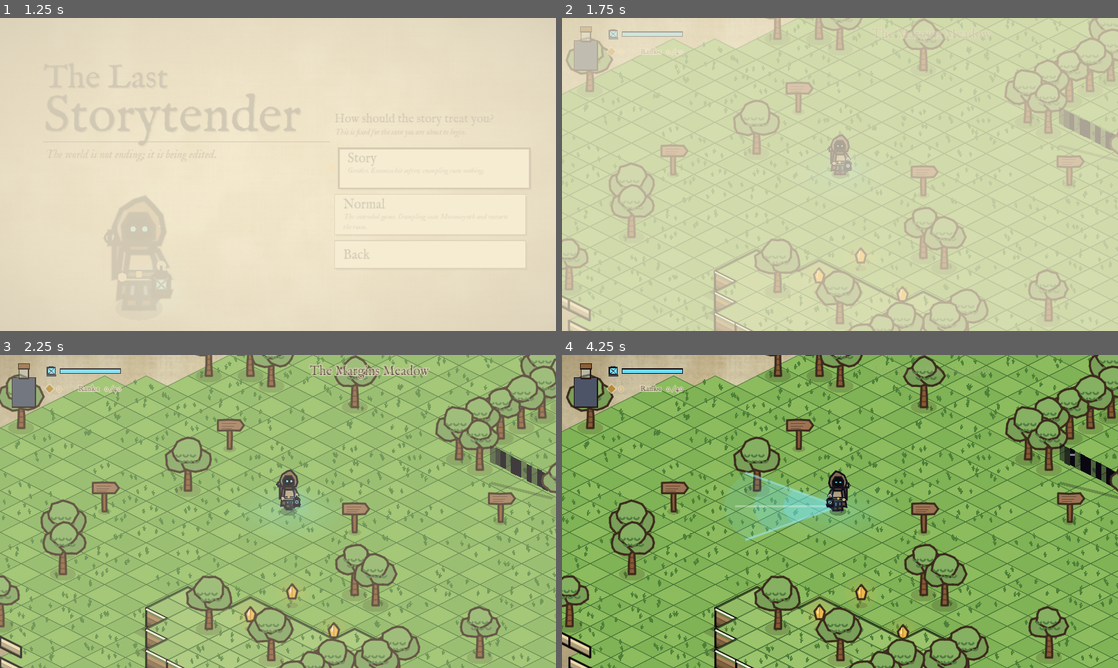
Above: before the commit, frames 1-4 (two rows, left to right).
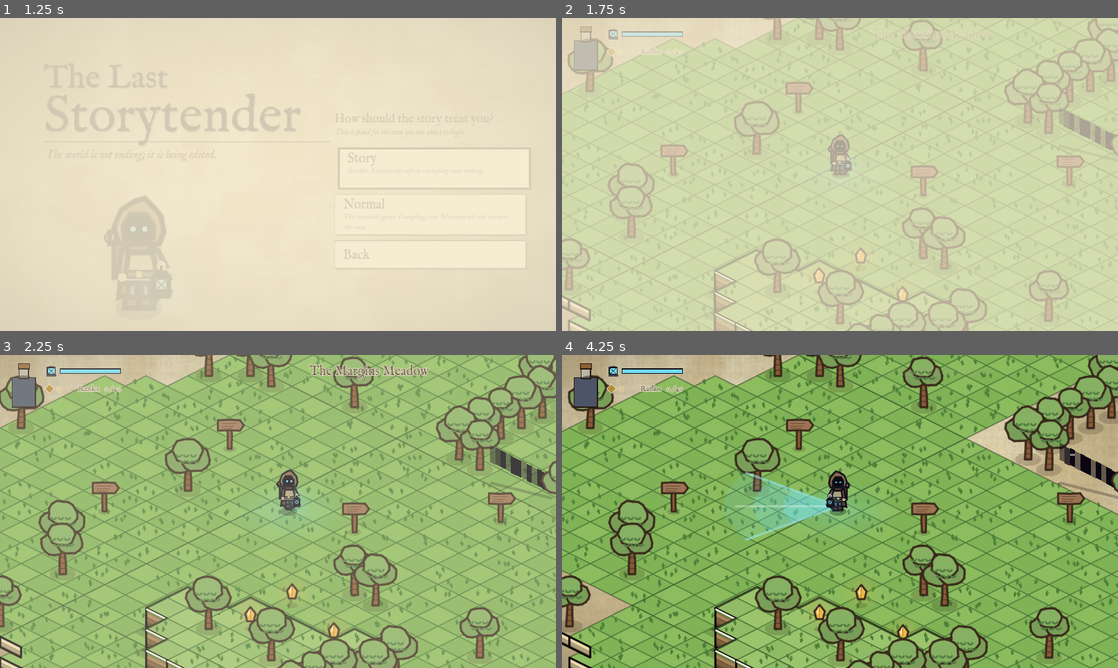
Above: after the commit, the same moments.

Repository: calebwilsonit-tech/The_Last_Storytender
Game: Godot game, scene res://scenes/title.tscn
Two runs of this game, one before a commit and one after it. Both use one fixed random seed, a clock stepped at 60 frames per second and the inputs below.
Inputs (mouse positions are in pixels of both pictures, inside the frame that each line leads up to):
- Up to frame 1 (1.25 s): tap Enter (ui_accept) at 0.5 s; drag from (428, 215) to (333, 105) at 0.52 s
- Up to frame 2 (1.75 s): drag from (728, 190) to (812, 237) at 1.27 s
- Up to frame 3 (2.25 s): move the mouse to (333, 442) at 2.02 s; hold D (move_right) from 2.03 s (still down); hold R (echo) from 2.03 s (still down)
- Up to frame 4 (4.25 s): release D (move_right) at 2.75 s; release R (echo) at 2.75 s; drag from (812, 574) to (673, 464) at 2.77 s; move the mouse to (1006, 558) at 3.52 s; hold A (move_left) from 3.53 s (still down); hold Q (lantern) from 3.53 s (still down); tap Enter (ui_accept) at 3.77, 4.07 s; tap F12 (debug_reset) at 4.15 s

Frame 1 is identical in both runs. In frame 2, 1.9% of the frame differs, in the area x 0-100%, y 0-100%; in frame 3, 5.9%; in frame 4, 12%.

Commit message:
Performance: cached ground chunks and baked trees (orchard draw commands 20,700 -> 1,200)
Co-Authored-By: Claude Sonnet 5.5 <noreply@anthropic.com>
Claude-Session: https://claude.ai/code/session_016gJ6h7fwHSB3wbPLZqVGQo

Diff:
--- /dev/null
+++ b/scripts/ground_chunks.gd
@@ -0,0 +1,118 @@
+class_name GroundChunks
+extends Node2D
+## Cached ground. The overworld's ground never changes (except while a restoration wave spreads),
+## so instead of issuing thousands of drawing commands every frame, each 16 x 16 block of cells is
+## painted once into a texture and shown as a single image. Only blocks near the camera exist.
+## Cliff faces, stairs and holes stay dynamic (they have to be depth-sorted against people).
+
+const CS := 16                       # cells per side of a chunk
+const MAX_LIFT := 150.0              # room above a chunk for raised ground
+const KEEP := 22                     # most chunks kept in memory at once
+
+var floor_ref: IsoFloor
+var _cells_by_chunk: Dictionary = {}
+var _chunks: Dictionary = {}         # Vector2i -> {vp, painter, sprite, last, town}
+var _restore_was := false
+var _tick := 0
+
+func setup(f: IsoFloor) -> void:
+	floor_ref = f
+	for cell: Vector2i in f.cells.keys():
+		var ck := Vector2i(floori(cell.x / float(CS)), floori(cell.y / float(CS)))
+		if not _cells_by_chunk.has(ck):
+			_cells_by_chunk[ck] = []
+		_cells_by_chunk[ck].append(cell)
+
+func chunk_rect(ck: Vector2i) -> Rect2:
+	var x0 := ck.x * CS
+	var y0 := ck.y * CS
+	var left := (x0 - (y0 + CS) - 1) * 32.0
+	var right := ((x0 + CS) - y0 + 1) * 32.0
+	var top := (x0 + y0 - 1) * 16.0 - MAX_LIFT
+	var bottom := ((x0 + CS) + (y0 + CS) + 1) * 16.0 + 10.0
+	return Rect2(Vector2(floorf(left), floorf(top)), Vector2(ceilf(right - left), ceilf(bottom - top)))
+
+func _process(_delta: float) -> void:
+	if floor_ref == null:
+		return
+	_tick += 1
+	var focus := floor_ref.focus
+	var view := Rect2(focus - Vector2(1000, 650), Vector2(2000, 1300))
+	# 1) which chunks are wanted: those near the camera
+	var wanted: Array[Vector2i] = []
+	for ck: Vector2i in _cells_by_chunk.keys():
+		if chunk_rect(ck).intersects(view):
+			wanted.append(ck)
+	# 2) paint at most one missing chunk per frame, nearest first
+	var missing: Array[Vector2i] = []
+	for ck in wanted:
+		if not _chunks.has(ck):
+			missing.append(ck)
+		else:
+			_chunks[ck]["last"] = _tick
+	if not missing.is_empty():
+		missing.sort_custom(func(a: Vector2i, b: Vector2i): return chunk_rect(a).get_center().distance_to(focus) < chunk_rect(b).get_center().distance_to(focus))
+		_make(missing[0])
+	# 3) while the ink is spreading, repaint the town chunks that are on screen
+	var active := GameState.restore_active()
+	if active or _restore_was:
+		var n := 0
+		for ck: Vector2i in _chunks.keys():
+			if _chunks[ck]["town"] and chunk_rect(ck).intersects(view) and n < 3:
+				_repaint(ck)
+				n += 1
+	_restore_was = active
+	# 4) forget chunks that are far behind
+	if _chunks.size() > KEEP:
+		var old: Array = _chunks.keys()
+		old.sort_custom(func(a: Vector2i, b: Vector2i): return int(_chunks[a]["last"]) < int(_chunks[b]["last"]))
+		for ck: Vector2i in old.slice(0, _chunks.size() - KEEP):
+			if not wanted.has(ck):
+				_free(ck)
+
+func _make(ck: Vector2i) -> void:
+	var rect := chunk_rect(ck)
+	var vp := SubViewport.new()
+	vp.size = Vector2i(rect.size)
+	vp.transparent_bg = true
+	vp.disable_3d = true
+	vp.render_target_update_mode = SubViewport.UPDATE_ONCE
+	var painter := IsoSlice.new()
+	painter.floor_ref = floor_ref
+	painter.mode = IsoSlice.CHUNK
+	painter.cells.assign(_cells_by_chunk[ck])
+	painter.origin = rect.position
+	painter.uncull = true
+	vp.add_child(painter)
+	add_child(vp)
+	var spr := Sprite2D.new()
+	spr.centered = false
+	spr.texture = vp.get_texture()
+	spr.position = rect.position
+	spr.z_index = -2100
+	spr.texture_filter = CanvasItem.TEXTURE_FILTER_LINEAR
+	add_child(spr)
+	var town := false
+	for c: Vector2i in _cells_by_chunk[ck]:
+		if floor_ref.cells[c] == ",":
+			town = true
+			break
+	_chunks[ck] = {"vp": vp, "painter": painter, "sprite": spr, "last": _tick, "town": town}
+
+func _repaint(ck: Vector2i) -> void:
+	var c: Dictionary = _chunks[ck]
+	(c["painter"] as IsoSlice).queue_redraw()
+	(c["vp"] as SubViewport).render_target_update_mode = SubViewport.UPDATE_ONCE
+
+func repaint_all() -> void:
+	for ck: Vector2i in _chunks.keys():
+		_repaint(ck)
+
+func _free(ck: Vector2i) -> void:
+	var c: Dictionary = _chunks[ck]
+	(c["sprite"] as Sprite2D).queue_free()
+	(c["vp"] as SubViewport).queue_free()
+	_chunks.erase(ck)
+
+func chunk_count() -> int:
+	return _chunks.size()
--- a/scripts/iso_floor.gd
+++ b/scripts/iso_floor.gd
@@ -119,6 +119,7 @@
 			sl.cells.assign(by_s[s])
 			sl.diag_y = diag_y
 			sl.position = Vector2(0.0, diag_y)
+			sl.origin = sl.position
 			# Draw order comes from z_index, not from y: everything is ordered by which diagonal
 			# row of cells it belongs to, so nothing flips as you cross a cell.
 			#   flat ground tops  z = -2000 + s     (always behind every actor)
@@ -156,6 +157,7 @@
 
 ## The overworld never changes its ground, so it never needs the safety repaint. Memories do.
 var static_world := false
+var use_chunks := false                 # flat ground comes from cached chunk textures instead
 var _pending: Array = []                # slices waiting for a repaint (spread over a few frames)
 
 func _process(delta: float) -> void:
@@ -174,6 +176,8 @@
 		_pending.clear()
 		var half_y := Settings.cull_half().y + 190.0
 		for sl in _slices:
+			if use_chunks and sl.mode == IsoSlice.GROUND:
+				continue
 			if absf(sl.diag_y - focus.y) < half_y:
 				_pending.append(sl)
 			elif sl.visible:
@@ -187,6 +191,16 @@
 			var sl: IsoSlice = _pending.pop_back()
 			sl.visible = true
 			sl.queue_redraw()
+
+## Switch flat ground between per-frame drawing and cached chunks (see GroundChunks).
+func set_chunks(on: bool) -> void:
+	use_chunks = on
+	for sl in _slices:
+		if sl.mode == IsoSlice.GROUND:
+			sl.visible = not on
+			if not on:
+				sl.queue_redraw()
+	dirty = true
 
 ## Cells that are in front of the player and taller than where they stand are drawn see-through,
 ## so the player is never lost behind a cliff. Pass an empty list to turn it off.
@@ -223,6 +237,7 @@
 			fn.cells.assign(_by_s[s])
 			fn.diag_y = (s - 0.5) * Iso.TILE_H * 0.5
 			fn.position = Vector2(0.0, fn.diag_y)
+			fn.origin = fn.position
 			fn.z_index = 3 * s
 			fn.modulate.a = FADE_ALPHA
 			_edge_parent.add_child(fn)
--- a/scripts/iso_slice.gd
+++ b/scripts/iso_slice.gd
@@ -5,19 +5,22 @@
 
 const GROUND := 1
 const EDGE := 2
+const CHUNK := 4       # paints a block of flat ground once, into a cached texture
 const FADE := 3        # draws only the cells that are currently hiding the player, see-through
 
 var floor_ref: IsoFloor
 var cells: Array[Vector2i] = []
 var mode := EDGE
 var diag_y := 0.0
+var origin := Vector2.ZERO       # world position that maps to this node's local (0, 0)
+var uncull := false              # chunk painters draw every cell they own
 
 static func _h(x: int, y: int, k: int = 0) -> float:
 	return fposmod(sin(float(x) * 127.1 + float(y) * 311.7 + float(k) * 74.7) * 43758.5453, 1.0)
 
 # Slice-local screen position of a grid point at elevation z.
 func _p(c: Vector2, z: float) -> Vector2:
-	return Iso.pt(c, z) - position
+	return Iso.pt(c, z) - origin
 
 func _quad(cell: Vector2i, z: float) -> PackedVector2Array:
 	var c := Vector2(cell)
@@ -37,13 +40,13 @@
 		var kind: String = floor_ref.cells[cell]
 		var z := float(floor_ref.level(cell))
 		var gp := Iso.pt(Vector2(cell), z)
-		if absf(gp.x - f.x) > half.x or absf(gp.y - f.y) > half.y:
+		if not uncull and (absf(gp.x - f.x) > half.x or absf(gp.y - f.y) > half.y):
 			continue
 		var solid_top := not floor_ref.stairs.has(cell) and kind != "#"
 		var faded := floor_ref.fade_cells.has(cell)
 		if (mode == EDGE and faded) or (mode == FADE and not faded):
 			continue
-		if mode == GROUND:
+		if mode == GROUND or mode == CHUNK:
 			if solid_top and not floor_ref.back_lower(cell):
 				_draw_tile(cell, kind, z)
 		elif floor_ref.stairs.has(cell):
--- a/scripts/level_base.gd
+++ b/scripts/level_base.gd
@@ -25,6 +25,7 @@
 var _inventory: InventoryScreen
 var _pause: PauseMenu
 var _world_map: WorldMap
+var _chunks: GroundChunks
 
 var _start := Vector2.ZERO
 var _map_start := Vector2.ZERO     # the map's own start cell, ignoring return-spawn overrides
@@ -607,6 +608,19 @@
 	_busy = false
 
 # --- The map ---------------------------------------------------------------------------
+## Cached ground: only for levels whose ground never changes (the overworld). It is a pure speed-up.
+func _setup_chunks() -> void:
+	var want := _floor.static_world and Settings.gfx_on("cached_ground")
+	if want and _chunks == null:
+		_chunks = GroundChunks.new()
+		add_child(_chunks)
+		_chunks.setup(_floor)
+		_floor.set_chunks(true)
+	elif not want and _chunks != null:
+		_chunks.queue_free()
+		_chunks = null
+		_floor.set_chunks(false)
+
 ## Levels that have a world to look at override this (the overworld does).
 func _map_available() -> bool:
 	return false
--- a/scripts/main.gd
+++ b/scripts/main.gd
@@ -323,6 +323,8 @@
 
 func _level_ready() -> void:
 	_floor.static_world = true      # the overworld ground never changes: no safety repaints
+	_setup_chunks()
+	Settings.quality_changed.connect(_setup_chunks)
 	_player.dashed.connect(_on_dashed)
 	_check_rift()
 	if GameState.has_flag("scissor_done") and not GameState.town_published:
--- a/scripts/prop.gd
+++ b/scripts/prop.gd
@@ -16,10 +16,17 @@
 var lift := 0.0            # elevation of the cell it stands on, in px
 var _t := 0.0
 var _seed := 0.0
+var baking := false        # painting a tree into TreeBake's texture
+var bake_seed := 0.0
 
 func _ready() -> void:
+	if baking:
+		_seed = bake_seed
+		return                  # a picture-maker: no collision, no animation
 	_seed = position.x * 0.013 + position.y * 0.007
 	_t = _seed * 3.0
+	if kind == Kind.TREE:
+		TreeBake.ensure(self)
 	var poly := CollisionPolygon2D.new()
 	match kind:
 		Kind.TREE, Kind.SIGN:
@@ -41,6 +48,8 @@
 		add_child(poly)
 
 func _process(delta: float) -> void:
+	if baking:
+		return
 	_t += delta
 	# Props far from the camera keep whatever they last drew, and trees sway at half rate.
 	var cam := get_viewport().get_camera_2d()
@@ -104,8 +113,16 @@
 
 # --- Tree ---------------------------------------------------------------------
 func _draw_tree() -> void:
-	_shadow(20.0)
-	var sway := sin(_t * 1.1) * 1.6
+	if not baking:
+		_shadow(20.0)
+		var tex := TreeBake.texture(variant % 3, int(absf(_seed) * 10.0) % TreeBake.BUCKETS)
+		if tex != null:
+			# one picture instead of ~70 drawing commands; sway is a slight lean of the picture
+			var lean := sin(_t * 1.1) * 0.03 if Settings.gfx_on("sway") else 0.0
+			draw_set_transform_matrix(Transform2D(Vector2(1, 0), Vector2(lean, 1), Vector2(0, -lift)))
+			draw_texture_rect(tex, Rect2(-TreeBake.BASE, Vector2(TreeBake.SIZE)), false)
+			return
+	var sway := 0.0 if baking else sin(_t * 1.1) * 1.6
 	var trunk := PackedVector2Array([Vector2(-5, 0), Vector2(5, 0), Vector2(3.5, -34), Vector2(-3.5, -34)])
 	DrawKit.shape(self, trunk, Palette.WOOD, Palette.INK_BROWN, 2.0, _seed)
 	DrawKit.hatch(self, PackedVector2Array([trunk[0], trunk[1], trunk[2], trunk[3]]), 4, Color(Palette.INK_BROWN, 0.5))
--- a/scripts/settings.gd
+++ b/scripts/settings.gd
@@ -21,6 +21,7 @@
 	{"id": "density", "label": "Pixel density", "opts": ["Standard (1280x720)", "Sharp (native)"], "cost": "Big saving on hi-DPI / Retina screens", "impact": 3},
 	{"id": "paper", "label": "Paper background", "opts": ["Flat color", "Low", "Medium", "High"], "cost": "Resolution of the animated parchment", "impact": 3},
 	{"id": "paper_detail", "label": "Paper detail", "opts": ["Grain only", "Grain + fibers", "Full (handwriting)"], "cost": "Extra layers in the parchment shader", "impact": 2},
+	{"id": "cached_ground", "label": "Cached ground", "opts": ["Off", "On"], "cost": "Paints the ground once, then reuses it: a big speed-up", "impact": 3},
 	{"id": "grass", "label": "Grass and flowers", "opts": ["Off", "On"], "cost": "Many small strokes on the ground", "impact": 2},
 	{"id": "outlines", "label": "Tile outlines", "opts": ["Off", "On"], "cost": "A pencil line around every ground tile", "impact": 2},
 	{"id": "strata", "label": "Cliff page-edge lines", "opts": ["Off", "On"], "cost": "Layered lines on cliffs", "impact": 1},
@@ -38,9 +39,9 @@
 ]
 const PRESET_NAMES := ["Low", "Balanced", "High", "Custom"]
 const PRESETS := {
-	0: {"density": 0, "paper": 1, "paper_detail": 0, "grass": 0, "outlines": 0, "strata": 0, "refresh": 0, "distance": 0, "sway": 0, "shadows": 0, "glow": 0, "see_through": 1, "vignette": 0, "smooth": 0, "fps": 1, "vsync": 1, "show_fps": 0},
-	1: {"density": 0, "paper": 1, "paper_detail": 0, "grass": 1, "outlines": 1, "strata": 1, "refresh": 1, "distance": 1, "sway": 0, "shadows": 1, "glow": 1, "see_through": 1, "vignette": 1, "smooth": 0, "fps": 1, "vsync": 1, "show_fps": 0},
-	2: {"density": 1, "paper": 3, "paper_detail": 2, "grass": 1, "outlines": 1, "strata": 1, "refresh": 2, "distance": 2, "sway": 1, "shadows": 1, "glow": 1, "see_through": 1, "vignette": 1, "smooth": 1, "fps": 1, "vsync": 1, "show_fps": 0},
+	0: {"density": 0, "paper": 1, "paper_detail": 0, "cached_ground": 1, "grass": 0, "outlines": 0, "strata": 0, "refresh": 0, "distance": 0, "sway": 0, "shadows": 0, "glow": 0, "see_through": 1, "vignette": 0, "smooth": 0, "fps": 1, "vsync": 1, "show_fps": 0},
+	1: {"density": 0, "paper": 1, "paper_detail": 0, "cached_ground": 1, "grass": 1, "outlines": 1, "strata": 1, "refresh": 1, "distance": 1, "sway": 0, "shadows": 1, "glow": 1, "see_through": 1, "vignette": 1, "smooth": 0, "fps": 1, "vsync": 1, "show_fps": 0},
+	2: {"density": 1, "paper": 3, "paper_detail": 2, "cached_ground": 1, "grass": 1, "outlines": 1, "strata": 1, "refresh": 2, "distance": 2, "sway": 1, "shadows": 1, "glow": 1, "see_through": 1, "vignette": 1, "smooth": 1, "fps": 1, "vsync": 1, "show_fps": 0},
 }
 var preset := -1                 # 0 Low, 1 Balanced, 2 High, 3 Custom, -1 = pick for this computer on first run
 var gfx: Dictionary = {}         # option id -> index
--- /dev/null
+++ b/scripts/tree_bake.gd
@@ -0,0 +1,51 @@
+class_name TreeBake
+extends Node
+## A tree is about 70 drawing commands. A forest of them is thousands per frame, which is what makes
+## the orchard slow on integrated graphics. So each tree look (3 sizes x 4 variations) is painted
+## once into a small texture at double resolution, and every tree then draws that one picture.
+## Sway is a gentle skew of the picture. Unbaked trees (the first frame or two) draw the old way.
+
+const SIZE := Vector2i(110, 130)        # in world pixels
+const SCALE := 2.0                      # bake at 2x for crisp lines when the camera zooms in
+const BASE := Vector2(55.0, 110.0)      # where the tree's foot sits inside the picture
+const BUCKETS := 4
+
+static var instance: TreeBake
+var _tex: Dictionary = {}               # "variant_bucket" -> Texture2D
+var ready_flag := false
+
+static func ensure(host: Node) -> void:
+	if instance == null or not is_instance_valid(instance):
+		instance = TreeBake.new()
+		instance.name = "TreeBake"
+		host.get_tree().root.add_child.call_deferred(instance)
+
+static func texture(variant: int, bucket: int) -> Texture2D:
+	if instance == null or not is_instance_valid(instance) or not instance.ready_flag:
+		return null
+	return instance._tex.get("%d_%d" % [variant, bucket], null)
+
+func _ready() -> void:
+	for v in 3:
+		for b in BUCKETS:
+			var vp := SubViewport.new()
+			vp.size = Vector2i(Vector2(SIZE) * SCALE)
+			vp.transparent_bg = true
+			vp.disable_3d = true
+			vp.render_target_update_mode = SubViewport.UPDATE_ONCE
+			add_child(vp)
+			var painter := Prop.new()
+			painter.kind = Prop.Kind.TREE
+			painter.variant = v
+			painter.baking = true
+			painter.bake_seed = float(b) * 7.31 + 0.6
+			painter.position = BASE
+			painter.scale = Vector2(SCALE, SCALE)
+			# the node sits at BASE scaled; position is in the (scaled) parent space
+			painter.position = BASE * SCALE
+			vp.add_child(painter)
+			_tex["%d_%d" % [v, b]] = vp.get_texture()
+	# the pictures are ready a couple of frames from now
+	await get_tree().process_frame
+	await get_tree().process_frame
+	ready_flag = true
Not shown, changed: docs/GDD.md
